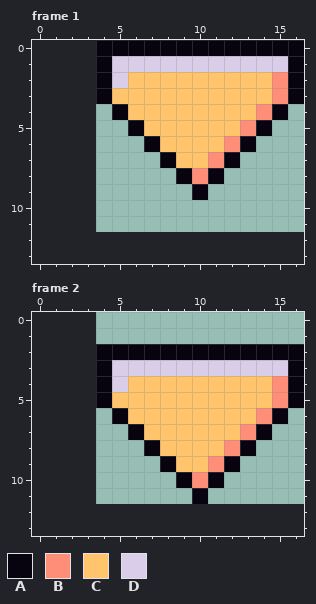
A pixel-art file gets an edit: art/office/floor-cursor.aseprite. Above, as it was before the edit.
13x12 pixels, 2 frames. Shown: frame 1, frame 2. The old version is drawn lined up with the new one, on the new canvas.
Palette (. is transparent): A #07040f  B #ff8e78  C #ffc46c  D #d9cde9
Pixels before, frame 1, first column x 4:
 0 AAAAAAAAAAAAA
 1 ADDDDDDDDDDDA
 2 ADCCCCCCCCCBA
 3 ACCCCCCCCCCBA
 4 .ACCCCCCCCBA.
 5 ..ACCCCCCBA..
 6 ...ACCCCBA...
 7 ....ACCBA....
 8 .....ABA.....
 9 ......A......
Pixels before, frame 2, first column x 4:
 2 AAAAAAAAAAAAA
 3 ADDDDDDDDDDDA
 4 ADCCCCCCCCCBA
 5 ACCCCCCCCCCBA
 6 .ACCCCCCCCBA.
 7 ..ACCCCCCBA..
 8 ...ACCCCBA...
 9 ....ACCBA....
10 .....ABA.....
11 ......A......
And afterwards:
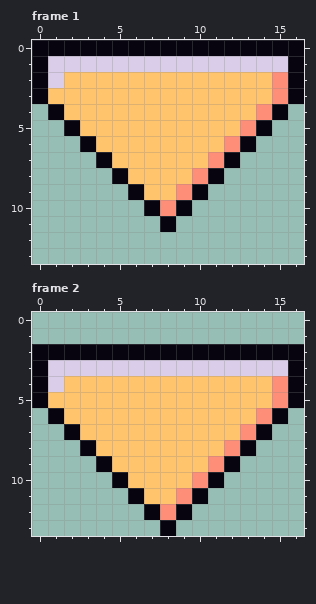
Difference:
canvas 13x12 -> 17x14, the old top-left corner now at 4,0
Changed rows in their new state; - is an unchanged pixel.
Frame 1:
first column x 0:
 0 AAAA------
 1 ADDDD-----
 2 ADCCCC----
 3 ACCCC-----
 4 -ACCCC----
 5 --ACCCC---
 6 ---ACCCC--
 7 ----ACCCC-
 8 -----ACCCC
 9 ------ACCB
10 -------ABA
11 --------A-
Frame 2:
first column x 0:
 2 AAAA------
 3 ADDDD-----
 4 ADCCCC----
 5 ACCCC-----
 6 -ACCCC----
 7 --ACCCC---
 8 ---ACCCC--
 9 ----ACCCC-
10 -----ACCCC
11 ------ACCB
12 -------ABA
13 --------A-
Where, in picture pixels (left, top, right, bottom), the same in both pictures:
changed: (32, 40, 192, 232)
changed: (32, 344, 192, 536)
